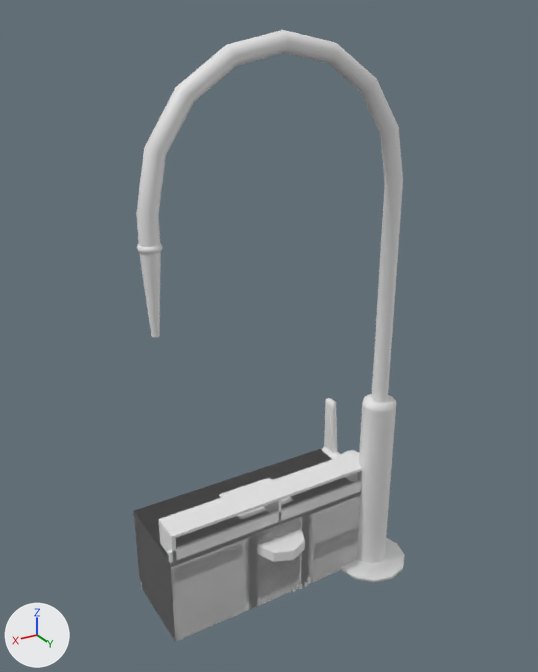
The glTF model assets/workstation_1.glb, before and after one commit.
Camera for both pictures: a camera (50 mm lens) standing at (2.73, 4.37, 4.72) and looking at (-0.07, -0.3, 2.38). Every picture has the same lights, and +X, +Y and +Z are marked at lower left. Where no turn or scale is listed for an object, it has been applied to the vertices.
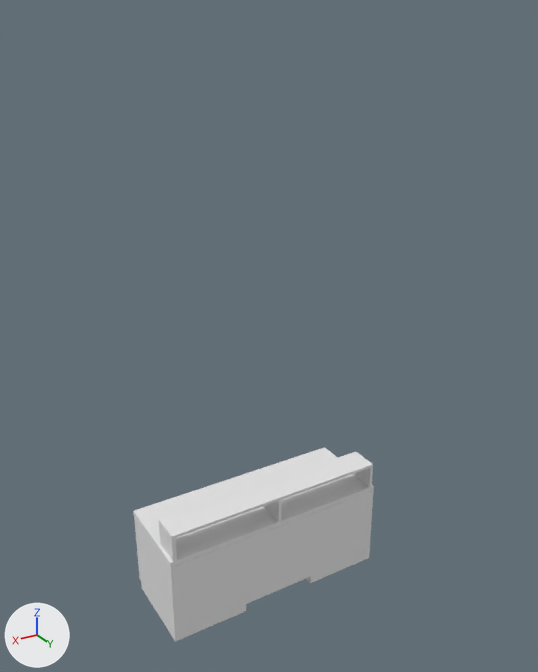
What differs and where, as boxes [x1, y1, x2, y2] in the pictures (538 x 672 px):
```json
{"object": "Faucet_Main", "change": "deleted", "before": [136, 30, 405, 583]}
{"object": "Cube.007", "change": "deleted", "before": [134, 496, 360, 641]}
{"object": "Cube.005", "change": "deleted", "before": [133, 448, 361, 567]}
{"object": "Cylinder.002", "change": "deleted", "before": [257, 528, 305, 562]}
{"object": "Faucet_Control", "change": "deleted", "before": [322, 398, 359, 483]}
{"object": "Pegboard", "change": "deleted", "before": [248, 516, 310, 609]}
{"object": "Cabinet", "change": "deleted", "before": [256, 516, 302, 605]}
{"object": "Cube.002", "change": "unchanged, uncovered by the edit", "before": [135, 450, 361, 567], "after": [133, 447, 374, 567]}
```

Scene script edits in JSON lines:
```json
{"op": "remove", "block": "ob_faucet_control", "code": ["ob_faucet_control = bpy.data.objects.new('Faucet_Control', me_cylinder_009)", "ob_faucet_control.location = (-0.999, -0.198, 0.771)"]}
{"op": "remove", "block": "ob_faucet_main", "code": ["ob_faucet_main = bpy.data.objects.new('Faucet_Main', me_cucircle)", "ob_faucet_main.location = (0.0, 0.0, 0.0)"]}
{"op": "remove", "block": "ob_cube_007", "code": ["ob_cube_007 = bpy.data.objects.new('Cube.007', me_cube_015)", "ob_cube_007.location = (0.0, 0.0, 0.0)"]}
{"op": "remove", "block": "ob_cube_005", "code": ["ob_cube_005 = bpy.data.objects.new('Cube.005', me_cube_013)", "ob_cube_005.location = (0.0, 0.0, 0.0)"]}
{"op": "remove", "block": "ob_cylinder_002", "code": ["ob_cylinder_002 = bpy.data.objects.new('Cylinder.002', me_cylinder_008)", "ob_cylinder_002.location = (0.0, 0.0, 0.61)"]}
{"op": "remove", "block": "ob_pegboard", "code": ["ob_pegboard = bpy.data.objects.new('Pegboard', me_cube_006)", "ob_pegboard.location = (0.0, 0.0, 0.0)"]}
{"op": "remove", "block": "ob_cabinet", "code": ["ob_cabinet = bpy.data.objects.new('Cabinet', me_cube)", "ob_cabinet.location = (0.0, 0.0, 0.0)"]}
{"op": "remove", "block": "ob_cab_shelf1", "code": "ob_cab_shelf1.parent = ob_cabinet"}
{"op": "remove", "block": "ob_cab_shelf2", "code": "ob_cab_shelf2.parent = ob_cabinet"}
```
